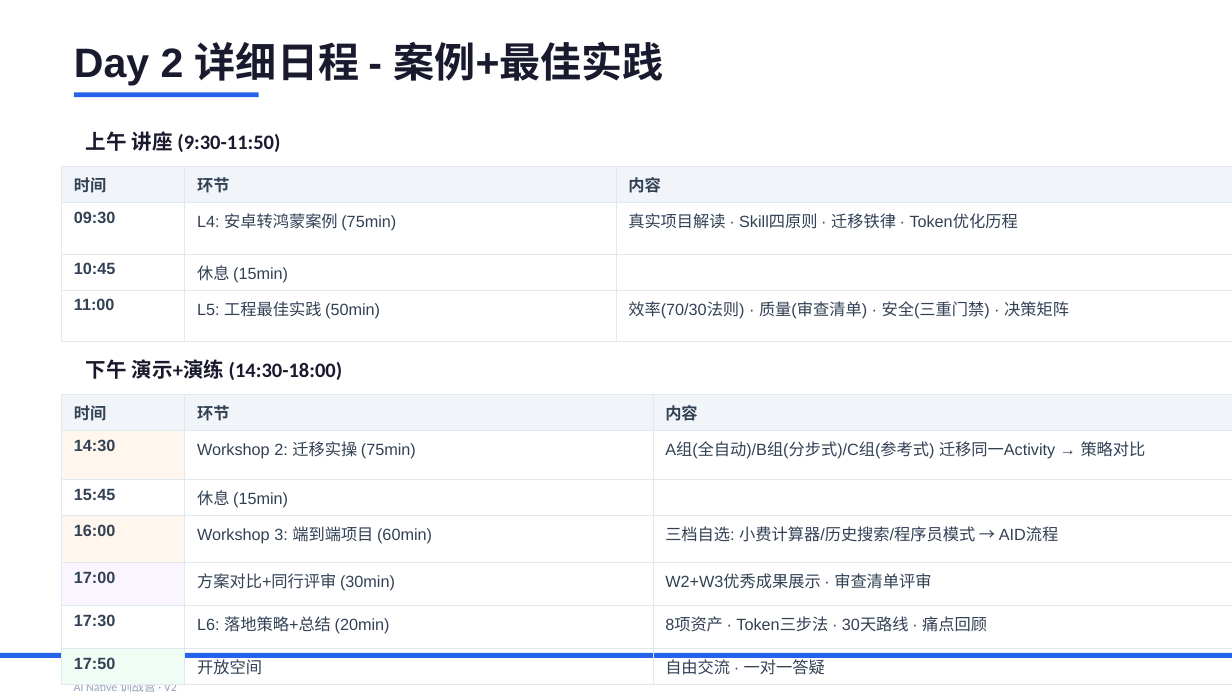
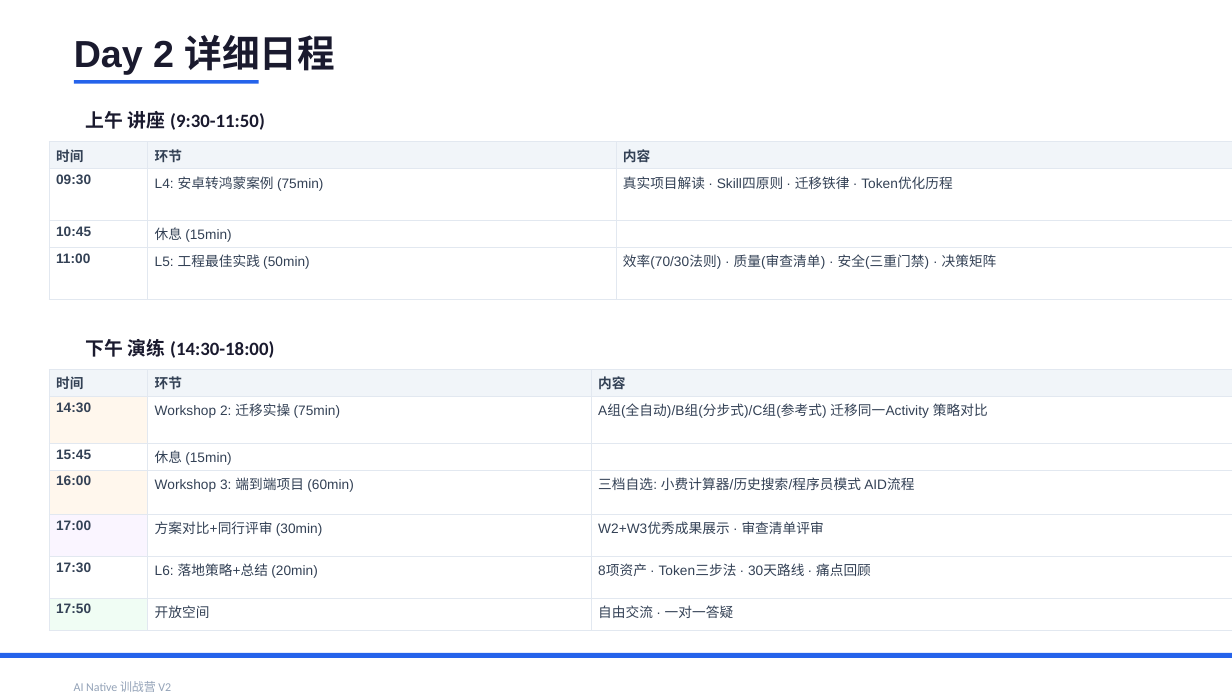
Before and after one commit to JungleTestLabs/ai-coding-training, a slide deck: slide 4 of docs/AI-Native-训战营-介绍与日程.pptx. Drawn at 1232x693 pixels with LibreOffice and Linux fonts; fonts in the diff are those of the drawing. Boxes give left, top, right and bottom in pixels: in the first picture for what was removed or moved away, otherwise in the second. Text is boxed around its words. In the diff, an @@ line names an element or a change of style, - is before the commit and + after.

```diff
--- a/docs/AI-Native-训战营-介绍与日程.pptx
+++ b/docs/AI-Native-训战营-介绍与日程.pptx
@@ text at (74, 35, 335, 74): text changed; size 24 to 22 pt @@
-Day 2 详细日程 - 案例+最佳实践
+Day 2 详细日程
@@ rectangle: place and size @@
-rectangle at (74, 92, 259, 97)
+rectangle at (74, 80, 259, 84)
@@ text "上午 讲座 (9:30-11:50)": place and size @@
-text "上午 讲座 (9:30-11:50)" at (86, 131, 280, 152)
+text "上午 讲座 (9:30-11:50)" at (86, 111, 265, 130)
@@ text "上午 讲座 (9:30-11:50)" at (86, 111, 265, 130): size 12 to 11 pt @@
@@ table at (49, 142, 1232, 273) @@
@@ size 9.5 to 8 pt @@
@@ table: place and size @@
-table at (62, 166, 1232, 323)
+table at (49, 142, 1232, 273)
@@ text at (86, 339, 274, 358): text changed; size 12 to 11 pt @@
-下午 演示+演练 (14:30-18:00)
+下午 演练 (14:30-18:00)
@@ table at (49, 370, 1232, 622) @@
-row 2, column 3: A组(全自动)/B组(分步式)/C组(参考式) 迁移同一Activity → 策略对比
+row 2, column 3: A组(全自动)/B组(分步式)/C组(参考式) 迁移同一Activity 策略对比
-row 4, column 3: 三档自选: 小费计算器/历史搜索/程序员模式 → AID流程
+row 4, column 3: 三档自选: 小费计算器/历史搜索/程序员模式 AID流程
@@ size 9.5 to 8 pt in "时间", "环节", "内容", "14:30" and 14 more places @@
@@ table: place and size @@
-table at (62, 394, 1232, 679)
+table at (49, 370, 1232, 622)
@@ text at (74, 681, 171, 692): text changed @@
-AI Native 训战营 · V2
+AI Native 训战营 V2
```
Also in this commit, not shown: 5 other slides changed, 1 other file.
